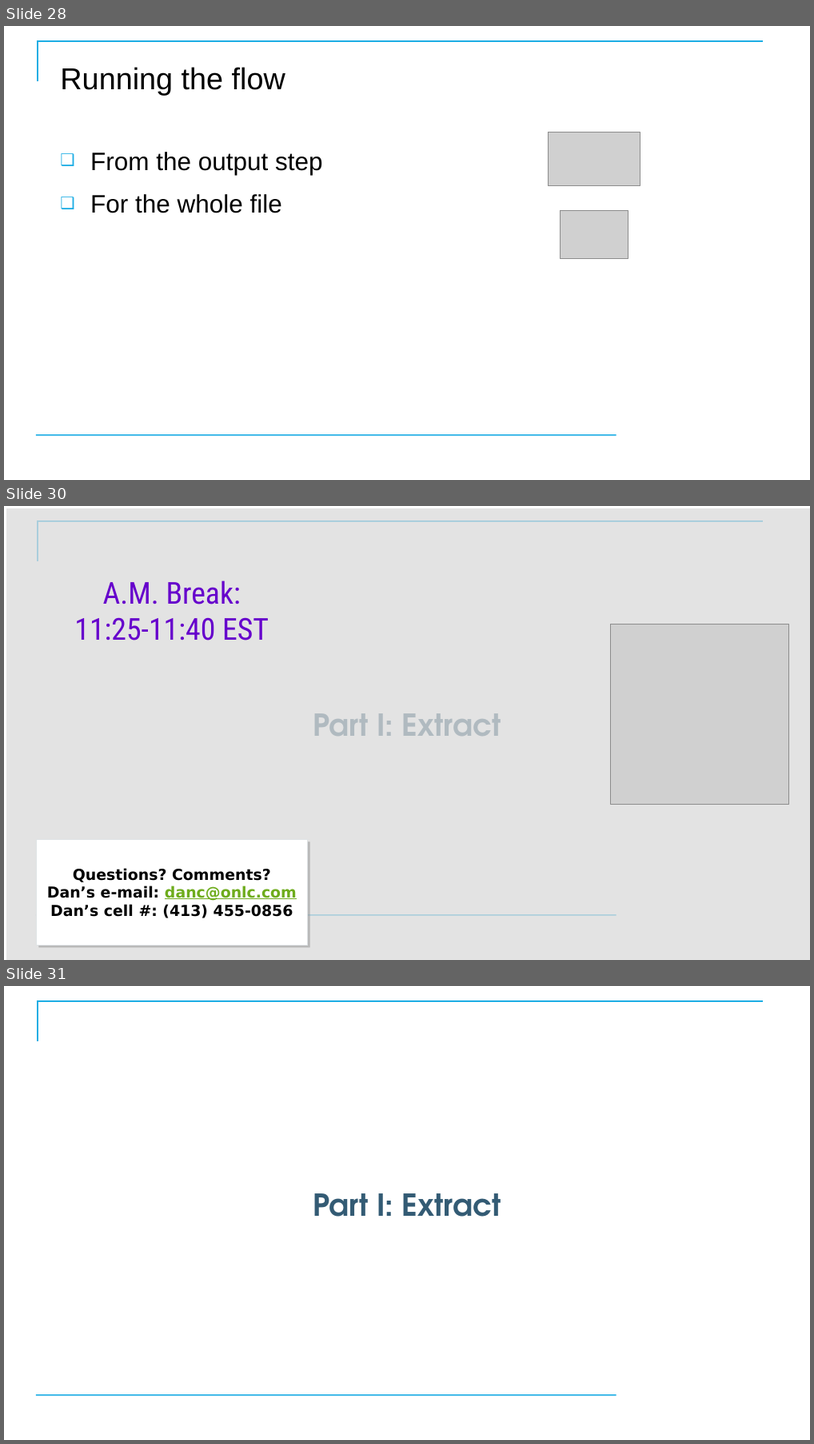
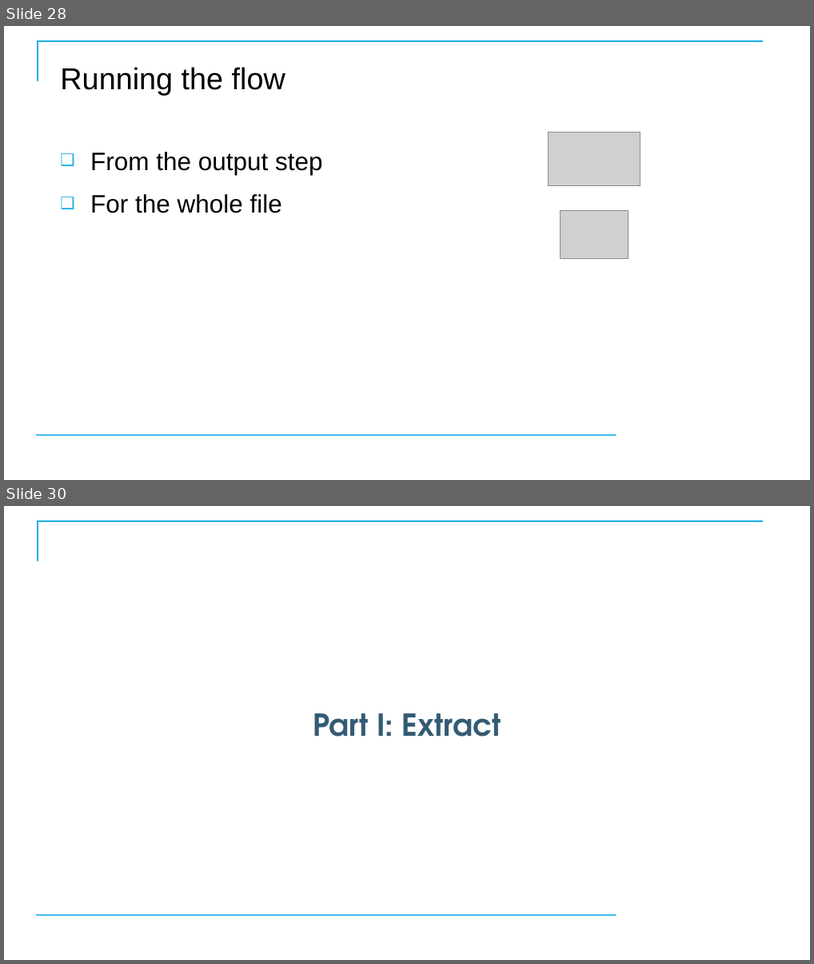
Before and after one commit to CostelloTechnicalConsulting/XTBP10---Tableau-Prep-Introduction, a slide deck: ppt/TableauPrepBuilderIntroV1_2.pptx. Shown one above the other, each under a label of ours: slides 28, 30 and 31 before the commit, slides 28 and 30 after it; the slides between them are not shown. The pictures are 814x1444 and 814x964 pixels, drawn with LibreOffice and Linux fonts; fonts in the diff are those of the drawing; grey boxes stand for pictures; background and template pictures are left out. Boxes give left, top, right and bottom in pixels: in the first picture for what was removed or moved away, otherwise in the second. Text is boxed around its words. In the diff, an @@ line names an element or a change of style, - is before the commit and + after.

```diff
--- a/ppt/TableauPrepBuilderIntroV1_2.pptx
+++ b/ppt/TableauPrepBuilderIntroV1_2.pptx
@@ slide 30 removed at [4, 506, 810, 960], background #FFFFFF; not listed: 2 template elements that a slide beside it also shows @@
@@ rectangle removed at [4, 506, 810, 960] @@
@@ text removed at [74, 580, 269, 640] @@
-A.M. Break:
-11:25-11:40 EST
@@ picture removed at [611, 624, 790, 804] @@
@@ title removed at [313, 713, 502, 736] @@
-Part I: Extract
@@ rectangle removed at [37, 840, 308, 944] @@
-Questions? Comments?
-Dan’s e-mail: danc@onlc.com
-Dan’s cell #: (413) 455-0856
@@ what was slide 31 is now slide 30 @@
```
Also in this commit, not shown: 9 slides changed, 1 other slide removed.
